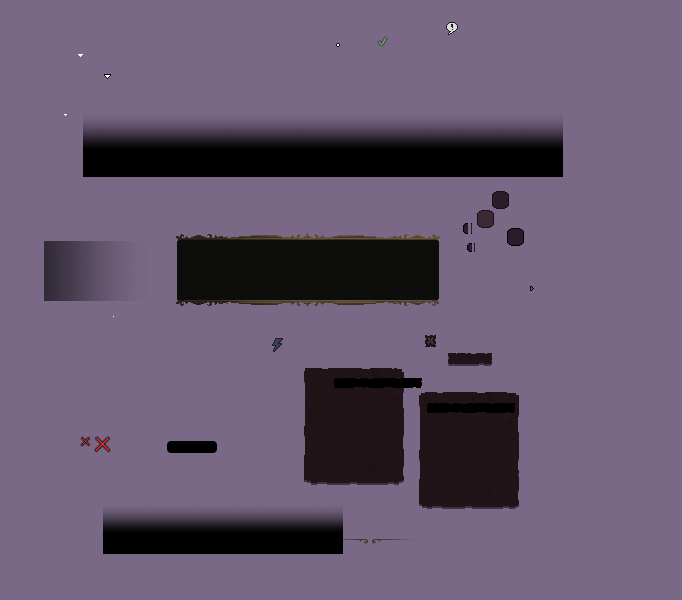
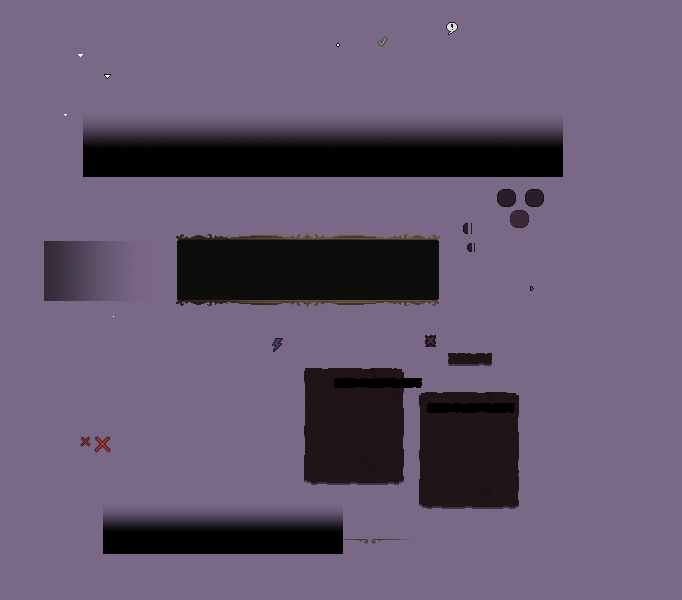
The second 682px x 600px image is a revision of the first. Changes to its layers:
moved "InventorySlot.png" above "InventorySlotSelected.png", painted on it over [492, 189, 516, 209]
painted on "InventorySlotSelected.png" over [477, 210, 529, 228]
painted on "QuickSlot.png" over [507, 189, 544, 246]
painted on "UIControlContainerEdgeSmall.png" over [467, 243, 472, 252]
painted on "UIControlContainerPatternSmall.png" over [464, 224, 475, 252]
painted on "UIControlContainerEdgeLarge.png" over [463, 223, 468, 234]
removed layer "UIControlShade.png" over [167, 441, 217, 453]
